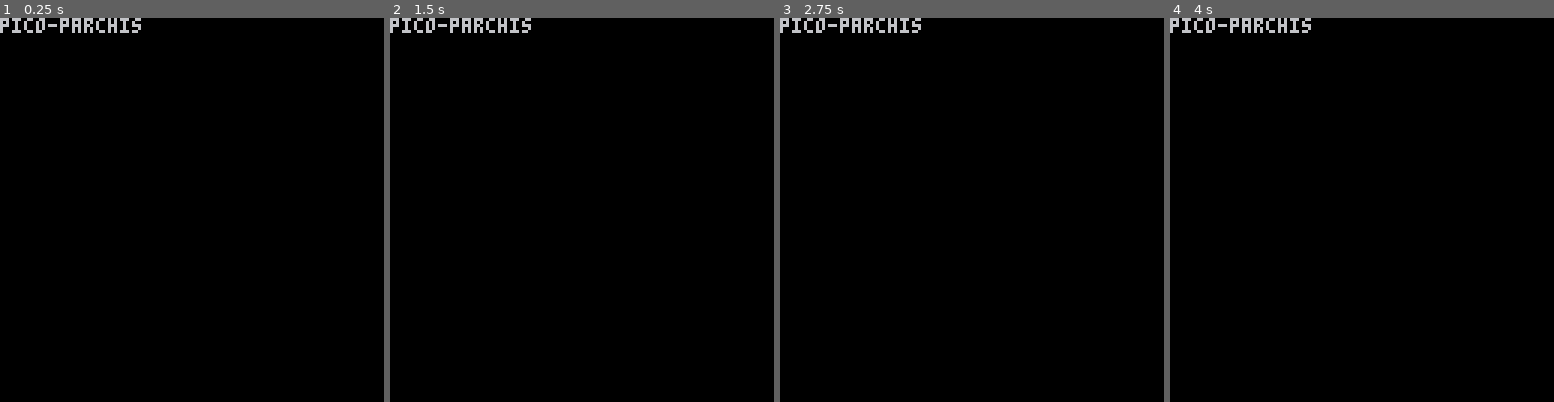
Above: before the commit, frames 1-4 (left to right).
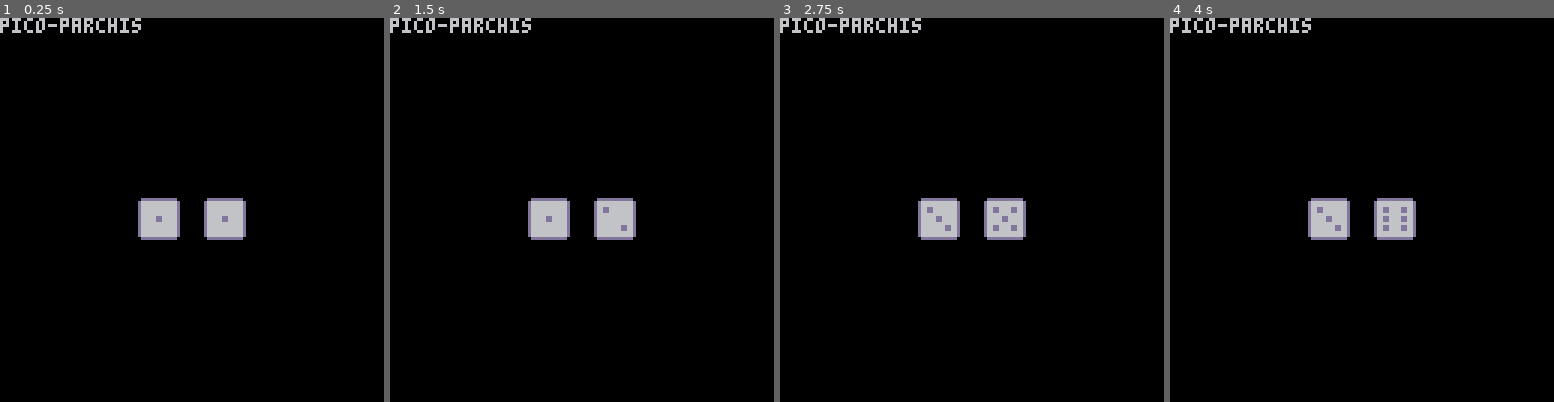
Above: after the commit, the same moments.

Repository: rhonniel/pico-parchis
Game: PICO-8 cartridge parchis.p8
The game is run twice, just before and just after one commit, with the same random seed, the same clock (stepped at 60 frames per second) and the same inputs.
Inputs:
- Up to frame 1 (0.25 s): no input
- Up to frame 2 (1.5 s): tap X (X key) at 1.07 s
- Up to frame 3 (2.75 s): tap X (X key) at 2.07, 2.4, 2.73 s
- Up to frame 4 (4 s): tap X (X key) at 3.07, 3.4, 3.73 s

The runs differ from the first frame. In frame 1, 2.3% of the frame differs, in the area x 35-65%, y 46-58%; in frame 2, 2.3%; in frame 3, 2.3%; in frame 4, 2.3%.

Commit message:
feat: generate and randomize a set of dices

Diff:
--- /dev/null
+++ b/dice.lua
@@ -0,0 +1,24 @@
+function make_dice()
+  local dice = {
+    n=1,
+    sp=16
+  }
+  return dice
+end
+
+function throw_dice(dice)
+  local sides = {
+    1,
+    2,
+    3,
+    4,
+    5,
+    6
+  }
+  dice.n = rnd(sides)
+  dice.sp = 16 + (2 * dice.n) -2
+end
+
+function draw_dice(dice, x, y)
+ spr(dice.sp, x, y, 2, 2)
+end
--- a/game.lua
+++ b/game.lua
@@ -1,13 +1,20 @@
 -- Manages the game, the same as parchis but
 -- in a different file to facilitate version control
-
 function _init()
+  first_dice=make_dice()
+  second_dice=make_dice()
 end
 
 function _update()
+  if btnp(5) then
+    throw_dice(first_dice)
+    throw_dice(second_dice)
+  end
 end
 
 function _draw()
   cls()
   print("pico-parchis")
+  draw_dice(first_dice, 45, 59)
+  draw_dice(second_dice, 67, 59)
 end
--- a/parchis.p8
+++ b/parchis.p8
@@ -5,7 +5,7 @@
 --by larizzatg
 
 #include game.lua
-
+#include dice.lua
 __gfx__
 00000000000000000000000000000000000000000000000000000000000000000000000000000000000000000000000000000000000000000000000000000000
 00000000000000000000000000000000000000000000000000000000000000000000000000000000000000000000000000000000000000000000000000000000
